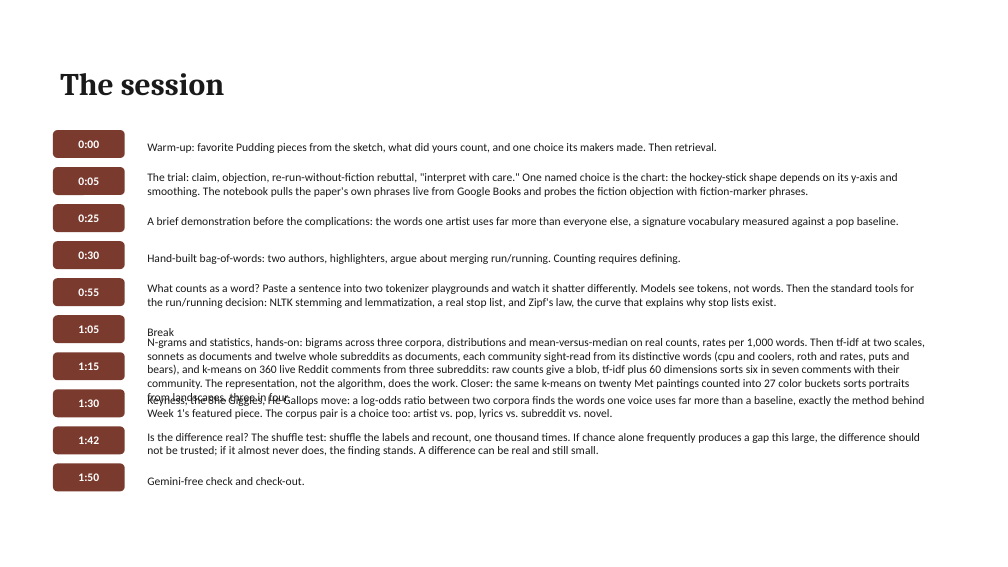
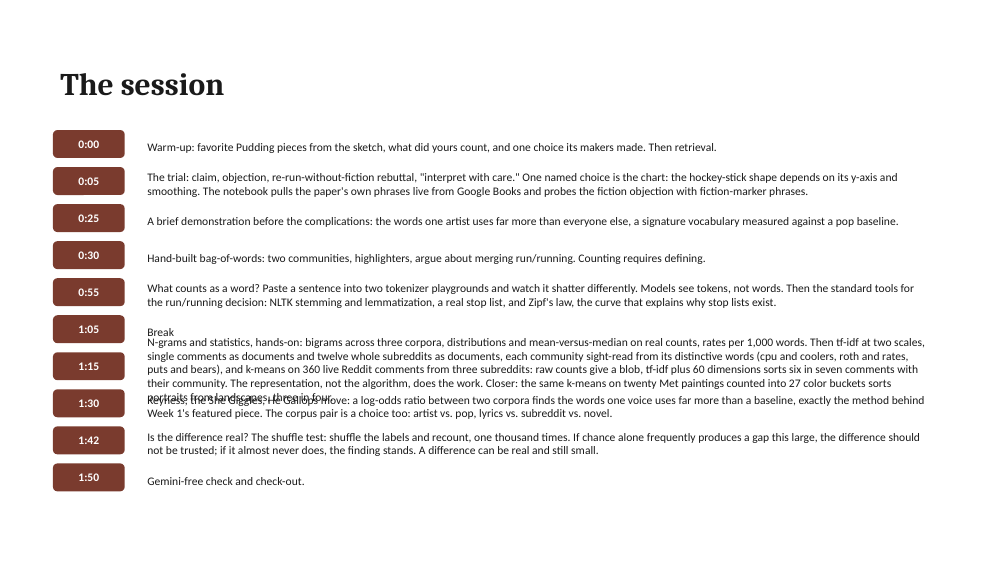
Before and after one commit to lucianli123/culture-as-data-2026, a slide deck: slide 13 of slides/pptx/week-02.pptx. Drawn at 1008x567 pixels with LibreOffice and Linux fonts; fonts in the diff are those of the drawing. Boxes give left, top, right and bottom in pixels: in the first picture for what was removed or moved away, otherwise in the second. Text is boxed around its words. In the diff, an @@ line names an element or a change of style, - is before the commit and + after.

Commit message:
Week 2 fully Reddit + image focused: three live communities replace sonnets/novels across tokenize, stop lists, stemming, Zipf, n-grams, stats, tf-idf, keyness, shuffle test, playground

```diff
--- a/slides/pptx/week-02.pptx
+++ b/slides/pptx/week-02.pptx
@@ text at bbox=[147, 254, 706, 264]: text changed @@
-Hand-built bag-of-words: two authors, highlighters, argue about merging run/running. Counting requires defining.
+Hand-built bag-of-words: two communities, highlighters, argue about merging run/running. Counting requires defining.
@@ text at bbox=[147, 338, 925, 405]: text changed @@
-N-grams and statistics, hands-on: bigrams across three corpora, distributions and mean-versus-median on real counts, rates per 1,000 words. Then tf-idf at two scales, sonnets as documents and twelve whole subreddits as documents, each community sight-read from its distinctive words (cpu and coolers, roth and rates, puts and bears), and k-means on 360 live Reddit comments from three subreddits: raw counts give a blob, tf-idf plus 60 dimensions sorts six in seven comments with their community. The representation, not the algorithm, does the work. Closer: the same k-means on twenty Met paintings counted into 27 color buckets sorts portraits from landscapes, three in four.
+N-grams and statistics, hands-on: bigrams across three corpora, distributions and mean-versus-median on real counts, rates per 1,000 words. Then tf-idf at two scales, single comments as documents and twelve whole subreddits as documents, each community sight-read from its distinctive words (cpu and coolers, roth and rates, puts and bears), and k-means on 360 live Reddit comments from three subreddits: raw counts give a blob, tf-idf plus 60 dimensions sorts six in seven comments with their community. The representation, not the algorithm, does the work. Closer: the same k-means on twenty Met paintings counted into 27 color buckets sorts portraits from landscapes, three in four.
```
Also in this commit, not shown: 2 other slides changed, 14 other files.
